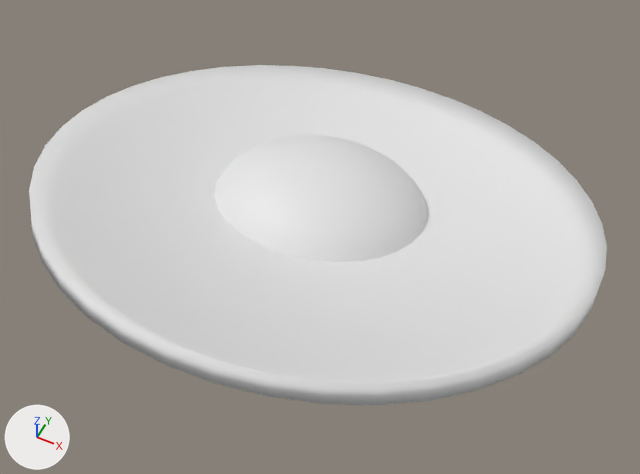
Before and after pictures for a commit that changed the FBX model Assets/Resources/Aliments/Models/Riz/2.fbx.
Before and after are seen from a 50 mm lens placed at (0.745, -1.506, 1.705), pointed at (0.032, -0.081, -0.077). The lights are fixed; the arrows at lower left show +X, +Y and +Z. Where no turn or scale is listed for an object, it has been applied to the vertices.
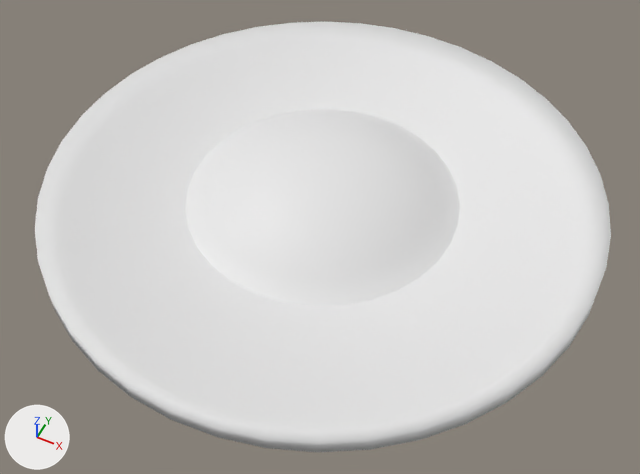
The change, as a list of edits to the scene's bpy script:
```text
Change me_cylinder:
    used by ob_cylinder; location = (0.0, 0.0, 0.0)
    remove me_cylinder.from_pydata(...)  # 351 vertices, 310 faces; spans x -0.749..0.749, y -0.733..0.733, z -0.223..0.223
    add me_cylinder.from_pydata(...)  # 351 vertices, 310 faces; spans x -0.749..0.749, y -0.751..0.751, z -0.03..0.112
    me_cylinder part 1: the loose piece of 126 vertices spanning x -0.749..0.749, y -0.733..0.733, z -0.223..0.223 is turned 15 degrees about the x axis through its middle
    me_cylinder part 2: 225 of 351 vertices moved; they spanned x -0.291..0.291, y -0.286..0.276, z -0.093..0.125 and now span x -0.423..0.423, y -0.424..0.424, z -0.022..0.112; mean shift (0.0, -0.014, -0.007); largest move (0.0, 0.276, -0.093) -> (0.0, 0.424, -0.022)
```

Location of each change, [x1, y1, x2, y2] in pixels of the pictures (640 x 474 px; the box of a moved part takes in the faces that stretch with it):
'Cylinder', reshaped (26% taller): before [29, 65, 607, 405]; after [35, 22, 611, 452]
part 1 of me_cylinder, moved or reshaped: before [29, 65, 607, 405]; after [35, 22, 611, 452]
part 2 of me_cylinder, moved or reshaped: before [215, 135, 428, 262]; after [185, 109, 460, 306]
